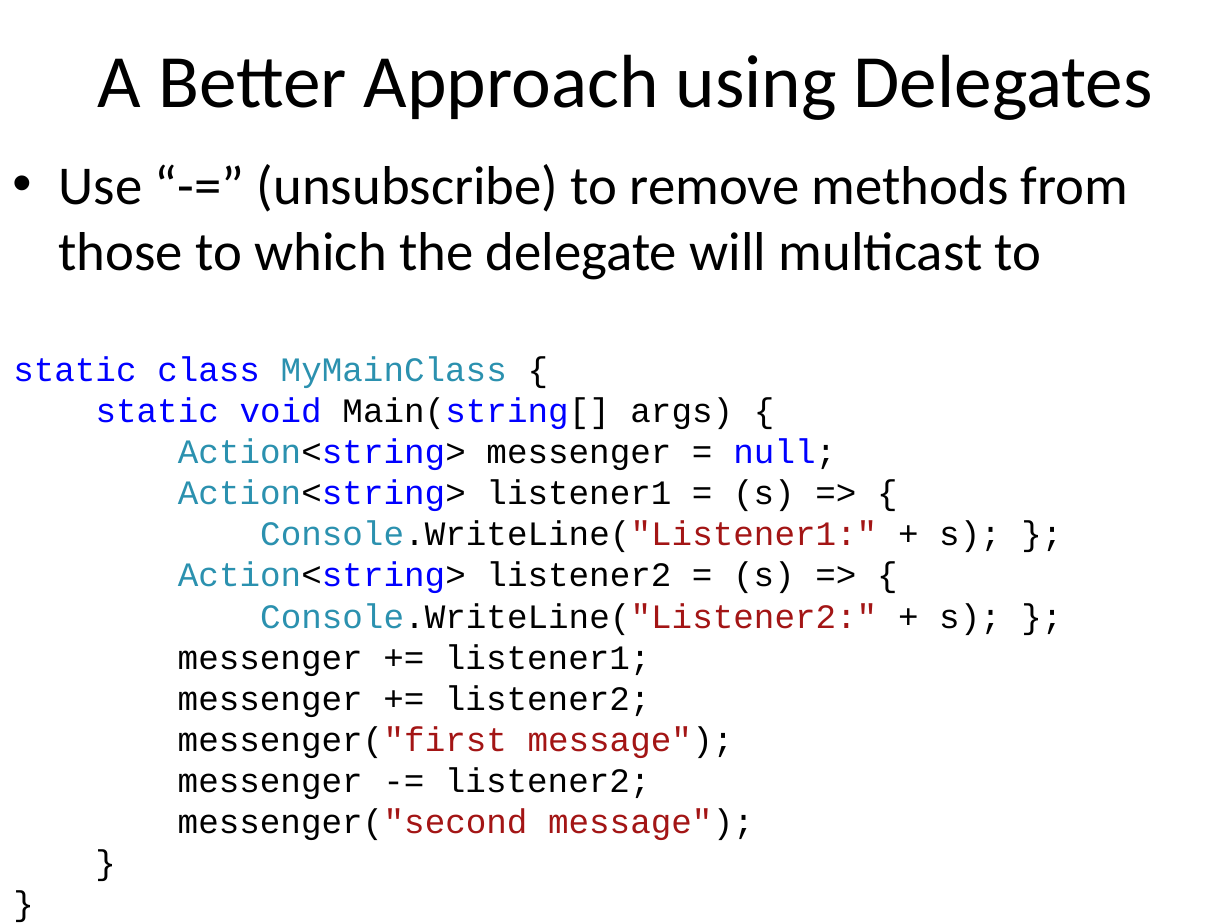
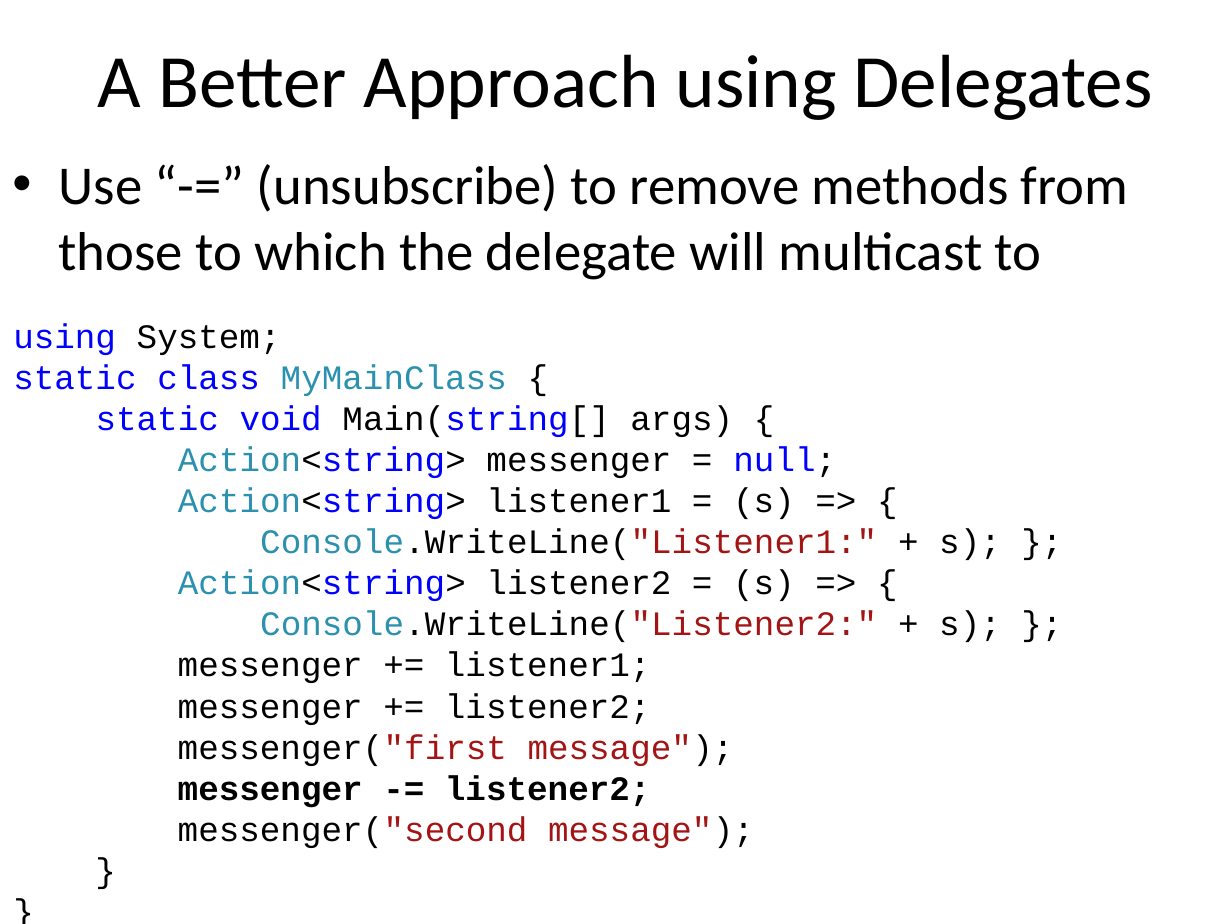
Before and after one commit to iap-csharp/iap-csharp.github.com, a slide deck: slide 30 of IAP-CSharp-Lecture-4.pptx. Drawn at 1232x924 pixels with LibreOffice and Linux fonts; fonts in the diff are those of the drawing. Boxes give left, top, right and bottom in pixels: in the first picture for what was removed or moved away, otherwise in the second. Text is boxed around its words. In the diff, an @@ line names an element or a change of style, - is before the commit and + after.

```diff
--- a/IAP-CSharp-Lecture-4.pptx
+++ b/IAP-CSharp-Lecture-4.pptx
@@ text "using System;": place and size @@
-text "using System;" at (13,356,1001,840)
+text "using System;" at (13,323,1001,848)
@@ text at (13,323,281,355): paragraph added @@
+using System;
@@ text at (178,775,651,808): bold on in "messenger -= listener2;" @@
```
Also in this commit, not shown: 2 other slides changed, 1 other file.
